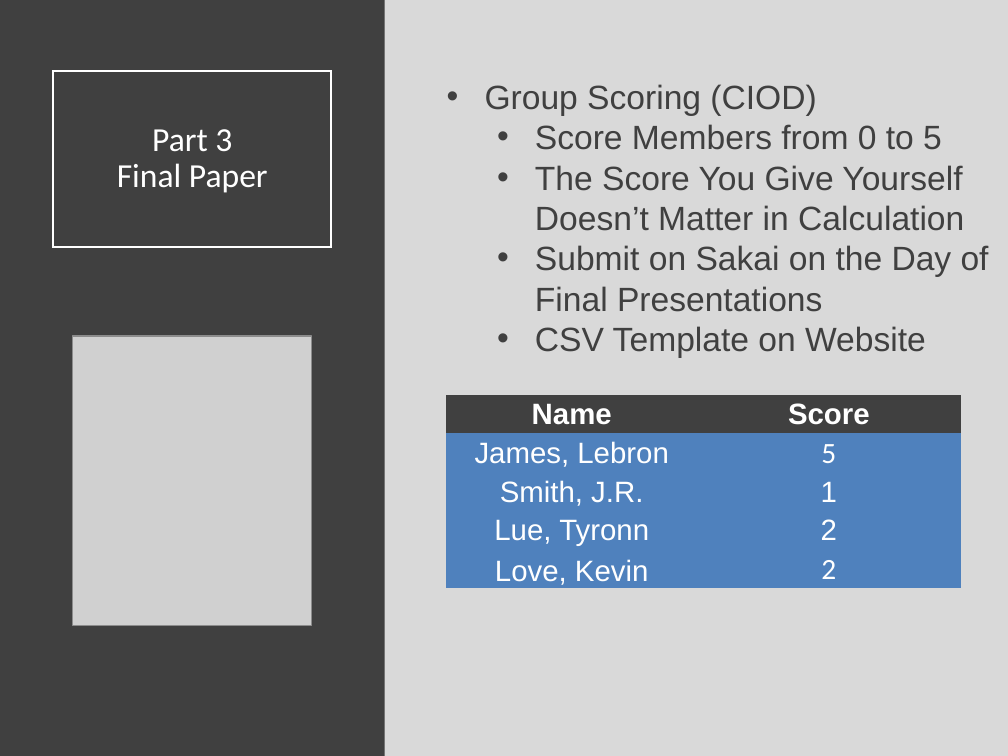
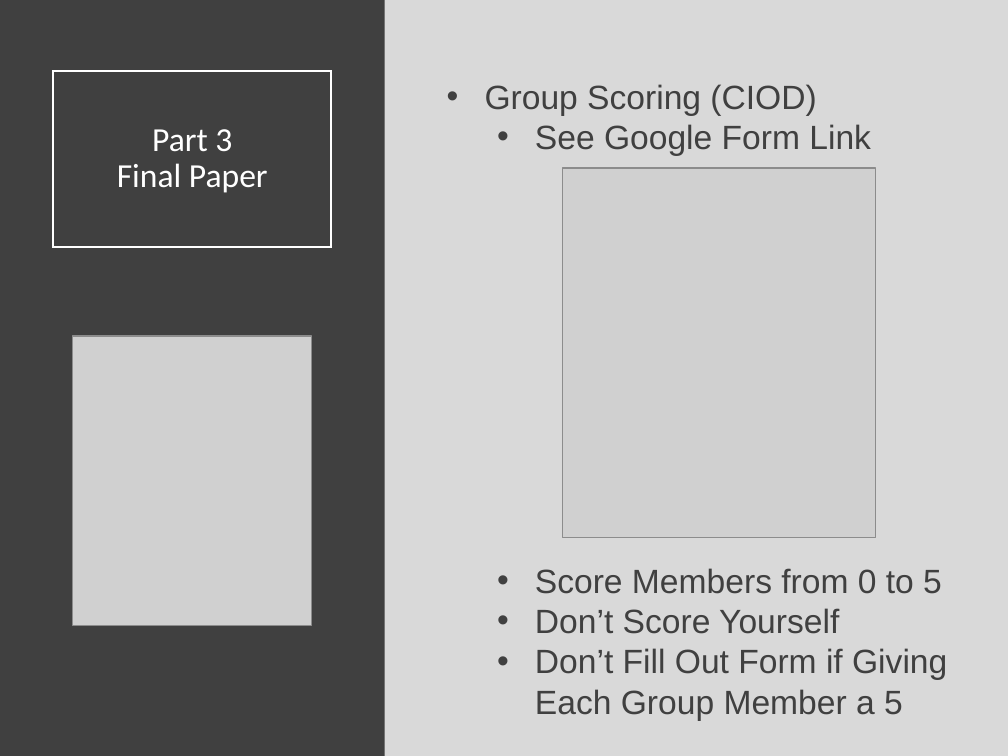
Before and after one commit to Yixf-Self/STOR320_WEBSITE, a slide deck: slide 11 of Lecture/Final Project 2/Final_Project_2_Lecture.pptx. Drawn at 1008x756 pixels with LibreOffice and Linux fonts; fonts in the diff are those of the drawing; grey boxes stand for pictures. Boxes give left, top, right and bottom in pixels: in the first picture for what was removed or moved away, otherwise in the second. Text is boxed around its words. In the diff, an @@ line names an element or a change of style, - is before the commit and + after.

```diff
--- a/Lecture/Final Project 2/Final_Project_2_Lecture.pptx
+++ b/Lecture/Final Project 2/Final_Project_2_Lecture.pptx
@@ text at [535, 124, 871, 156]: paragraph added @@
+  • See Google Form Link
@@ picture added at [562, 168, 876, 538] @@
@@ table removed at [447, 395, 962, 589], 5 rows, 2 columns @@
-Name | Score
-James, Lebron | 5
-Smith, J.R. | 1
-Lue, Tyronn | 2
-Love, Kevin | 2
@@ text at [535, 608, 947, 721]: text changed @@
-  • The Score You Give Yourself Doesn’t Matter in Calculation
-  • Submit on Sakai on the Day of Final Presentations
-  • CSV Template on Website
+  • Don’t Score Yourself
+  • Don’t Fill Out Form if Giving Each Group Member a 5
```
Also in this commit, not shown: 2 other slides changed, 9 other files.
